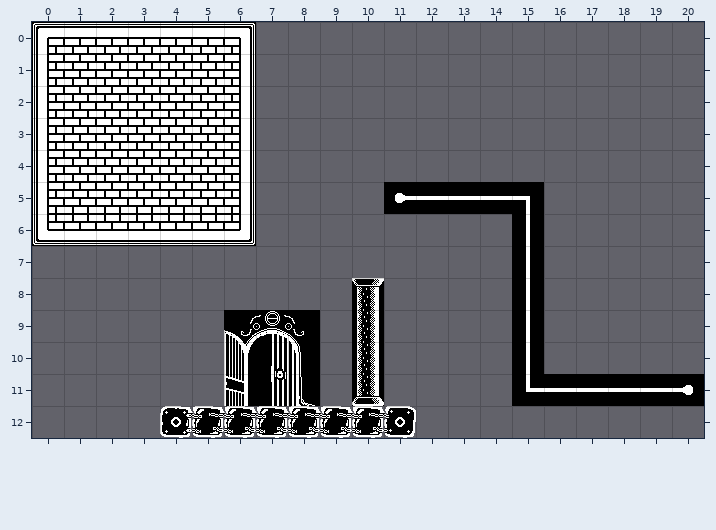
Two states of a Tiled map, leveldata/level2.tmx. The picture above is the old version.
Cells are 32x32 px. Shown: x 0..20, y 0..12.
After the commit:
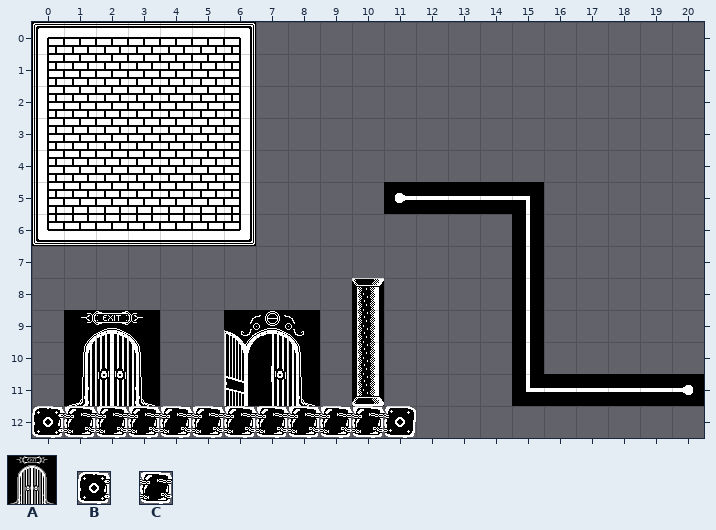
Key: from "decor96x96": A 1; from "ground": B 0, C 1.
_ is an empty cell.
Change:
Layer "ground":
y 12: x 0..4 ____B -> BCCCC
Layer "decor":
y 11: x 1 _ -> A
Pixel boxes of the changes (left, top, right, bottom) in both pictures:
changed: (32, 310, 192, 438)
